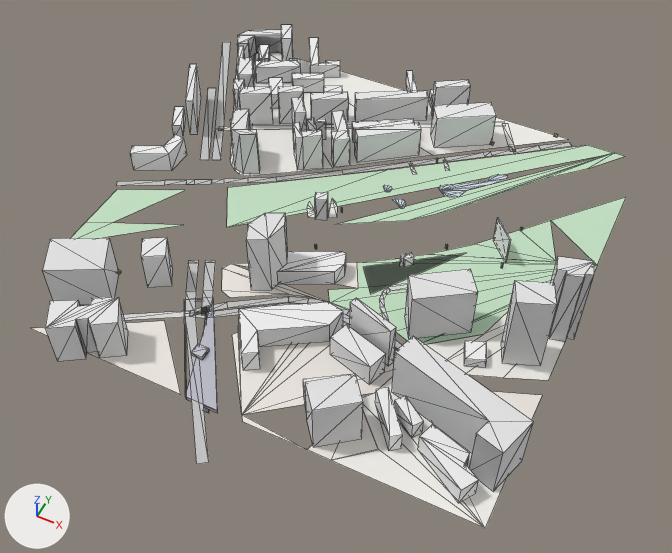
The glTF model white-model-six-districts/chunks/124_103_high.glb as it was, and as the next commit left it.
Camera for both pictures: a 50 mm camera at (2549.0, -1367.0, 694.0) aimed at (2268.0, -804.0, -9.0). The lights are fixed; the arrows at lower left show +X, +Y and +Z. The older version comes first. Mesh edges are drawn as thin lines. Vertices at exactly the same position are counted once.
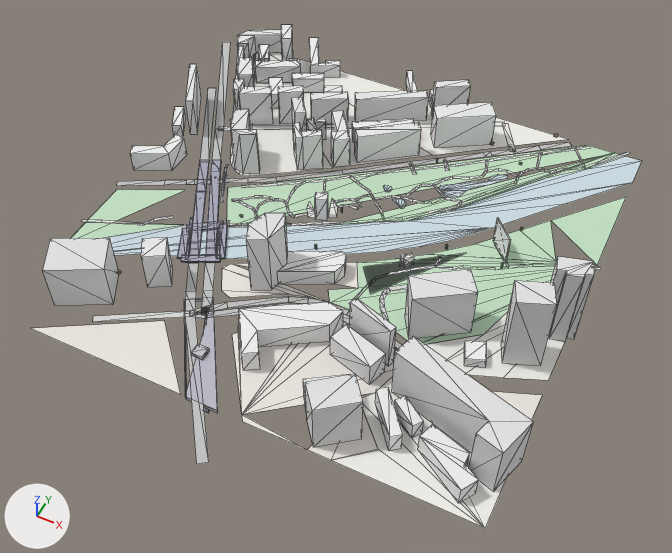
Pixel boxes [x1, y1, x2, y2] of what changed, in the pictures (672 x 553 px):
'Mesh_0', reshaped
    before: [31, 25, 626, 528]
    after: [31, 25, 641, 528]
part 1 of me_mesh_0, deleted
    before: [45, 297, 128, 361]
part 2 of me_mesh_0, added
    after: [82, 145, 641, 304]

The change, as a diff of the scene's bpy script:
```diff
--- a/white-model-six-districts/chunks/124_103_high.glb.py
+++ b/white-model-six-districts/chunks/124_103_high.glb.py
@@ me_mesh_0 @@
 # used by ob_mesh_0; location = (0.0, 0.0, 0.0)
-me_mesh_0.from_pydata(...)  # 1063 vertices, 1061 faces; spans x 1958.0..2507.0, y -1054.0..-470.0, z -13.0..89.0
+me_mesh_0.from_pydata(...)  # 1926 vertices, 1674 faces; spans x 1958.0..2507.0, y -1054.0..-470.0, z -13.0..89.0
+# me_mesh_0 part 1: the loose piece of 24 vertices spanning x 2071.0..2141.0, y -1020.0..-961.0, z -2.0..47.0 is deleted
+# me_mesh_0 part 2: 847 vertices added at x 1995.0..2505.0, y -917.0..-491.0, z -4.0..4.0
+# other edits to the shape of me_mesh_0 do not show in these pictures
 me_mesh_0.materials.append(mat_material_0)
```
